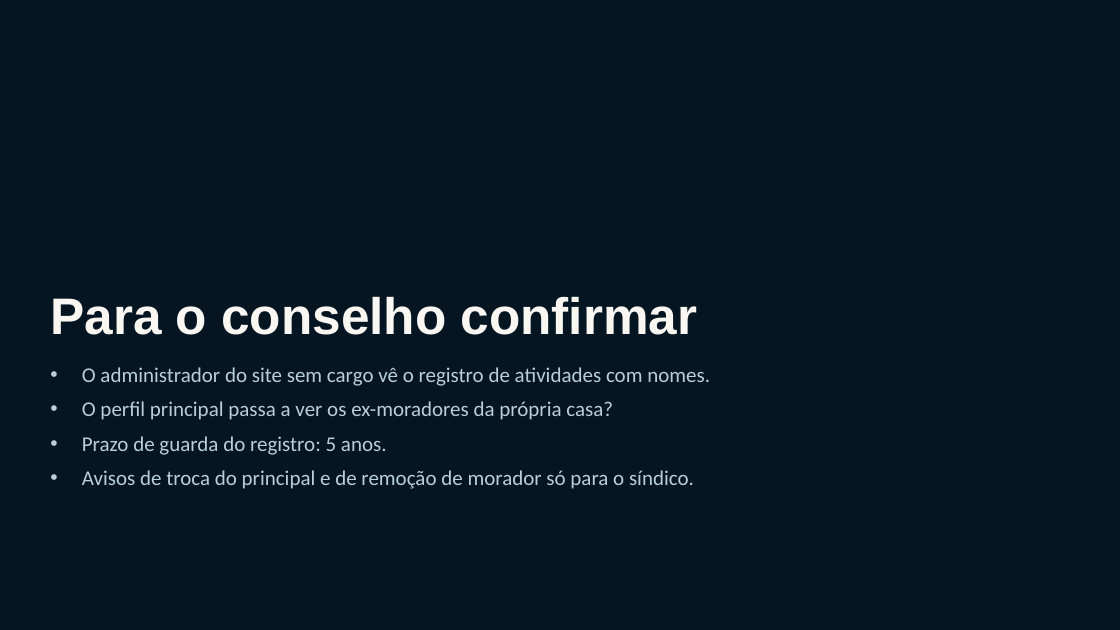
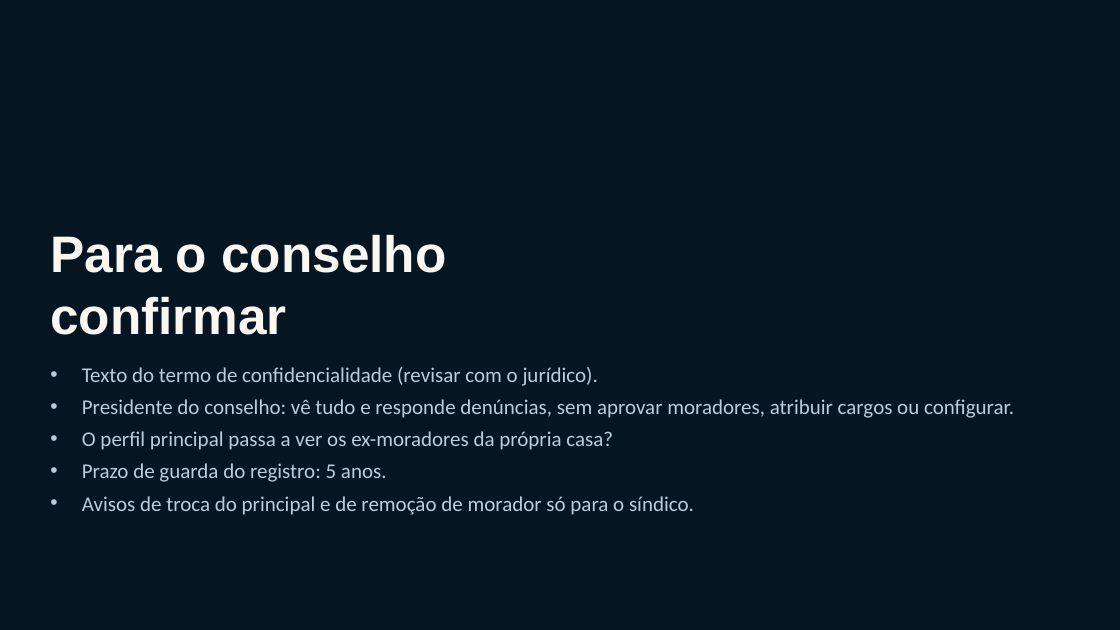
Before and after one commit to paulamuhlbach/recantoferrari, a slide deck: slide 13 of apresentacoes/Personas-e-perfis-de-acesso.pptx (slide 12 before the commit). Drawn at 1120x630 pixels with LibreOffice and Linux fonts; fonts in the diff are those of the drawing. Boxes give left, top, right and bottom in pixels: in the first picture for what was removed or moved away, otherwise in the second. Text is boxed around its words. In the diff, an @@ line names an element or a change of style, - is before the commit and + after.

```diff
--- a/apresentacoes/Personas-e-perfis-de-acesso.pptx
+++ b/apresentacoes/Personas-e-perfis-de-acesso.pptx
@@ title "Para o conselho confirmar" rewrapped from [50,296,698,335] to [50,234,446,335] @@
@@ text at [82,367,1014,418]: text changed @@
-• O administrador do site sem cargo vê o registro de atividades com nomes.
+• Texto do termo de confidencialidade (revisar com o jurídico).
+• Presidente do conselho: vê tudo e responde denúncias, sem aprovar moradores, atribuir cargos ou configurar.
@@ text at [82,431,694,515]: less space between paragraphs @@
```
Also in this commit, not shown: 8 other slides changed, 1 slide added, 4 other files.
